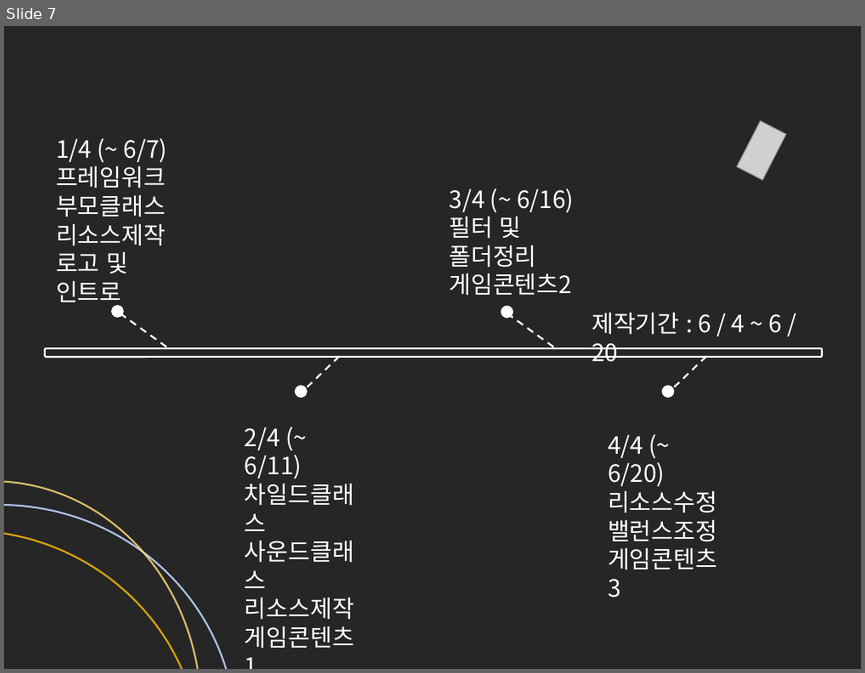
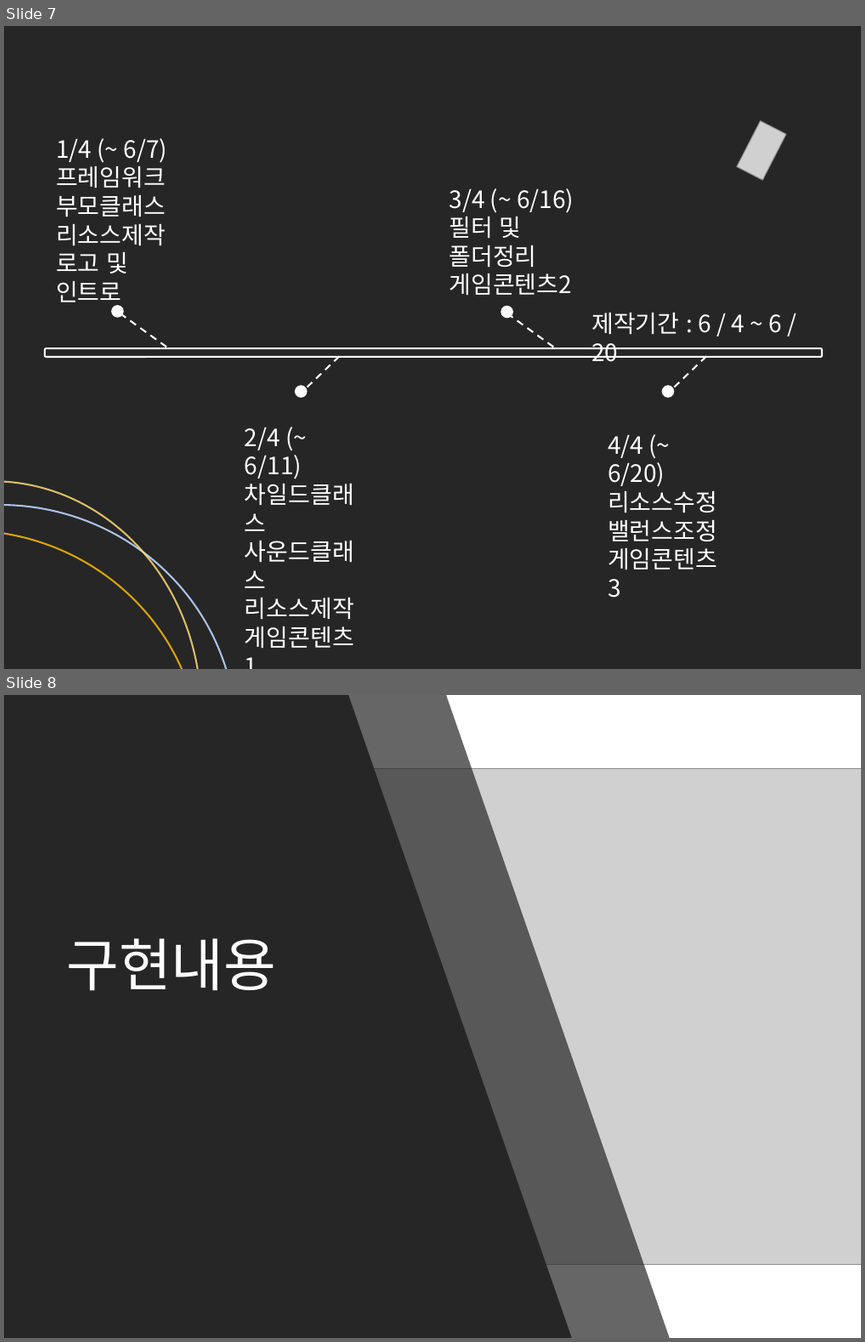
Before and after one commit to cmTEJAVA/Satellite, a slide deck: 발표자료/API 텀프로젝트 발표자료.pptx. Shown one above the other, each under a label of ours: slide 7 before the commit, slides 7 and 8 after it. The pictures are 865x673 and 865x1342 pixels, drawn with LibreOffice and Linux fonts; fonts in the diff are those of the drawing; grey boxes stand for pictures. Boxes give left, top, right and bottom in pixels: in the first picture for what was removed or moved away, otherwise in the second. Text is boxed around its words. In the diff, an @@ line names an element or a change of style, - is before the commit and + after.

Commit message:
presentation image

```diff
--- a/발표자료/API 텀프로젝트 발표자료.pptx
+++ b/발표자료/API 텀프로젝트 발표자료.pptx
@@ slide 8 added at [4,695,861,1338], background #262626 @@
@@ rectangle added at [4,695,861,1338], fill #FFFFFF @@
@@ freeform shape added at [4,695,670,1338], fill #262626 at 70% opacity @@
@@ freeform shape added at [4,695,572,1338], fill #262626 @@
@@ picture added at [360,769,861,1265] @@
@@ text added at [66,938,276,991], 48 pt, text #FFFFFF @@
+구현내용
```
Also in this commit, not shown: 5 slides changed, 2 other files.
